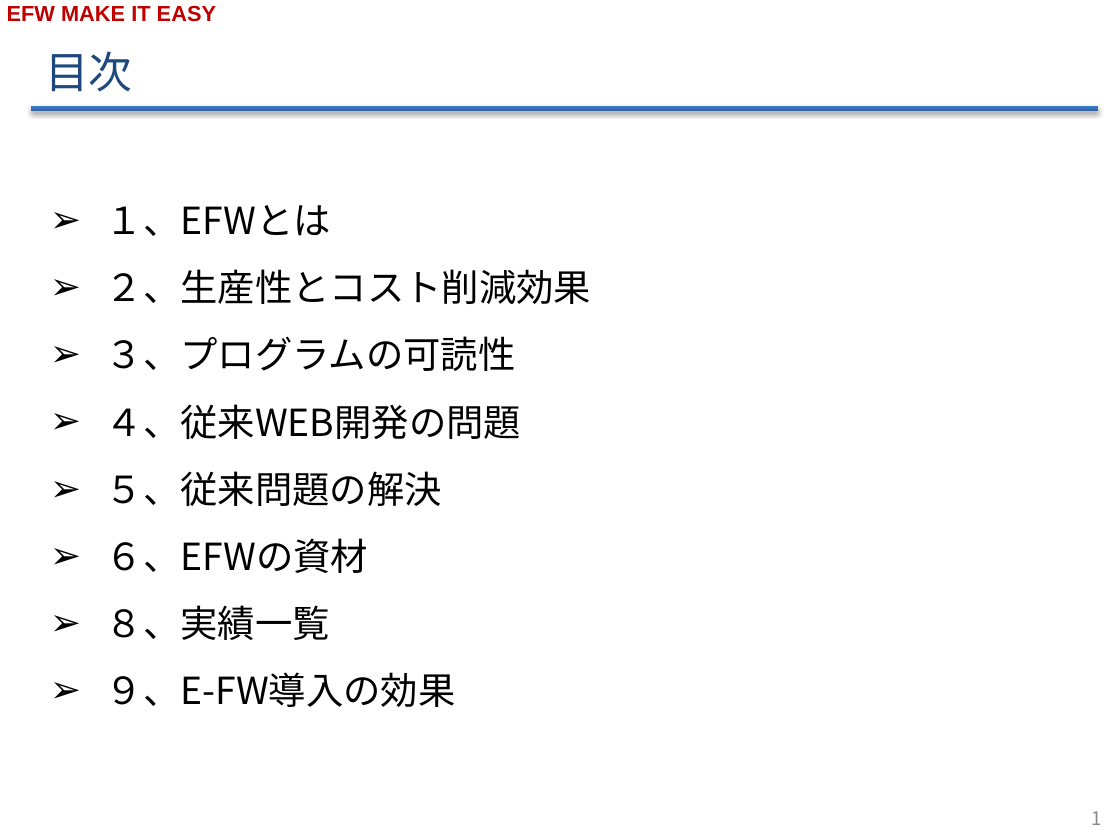
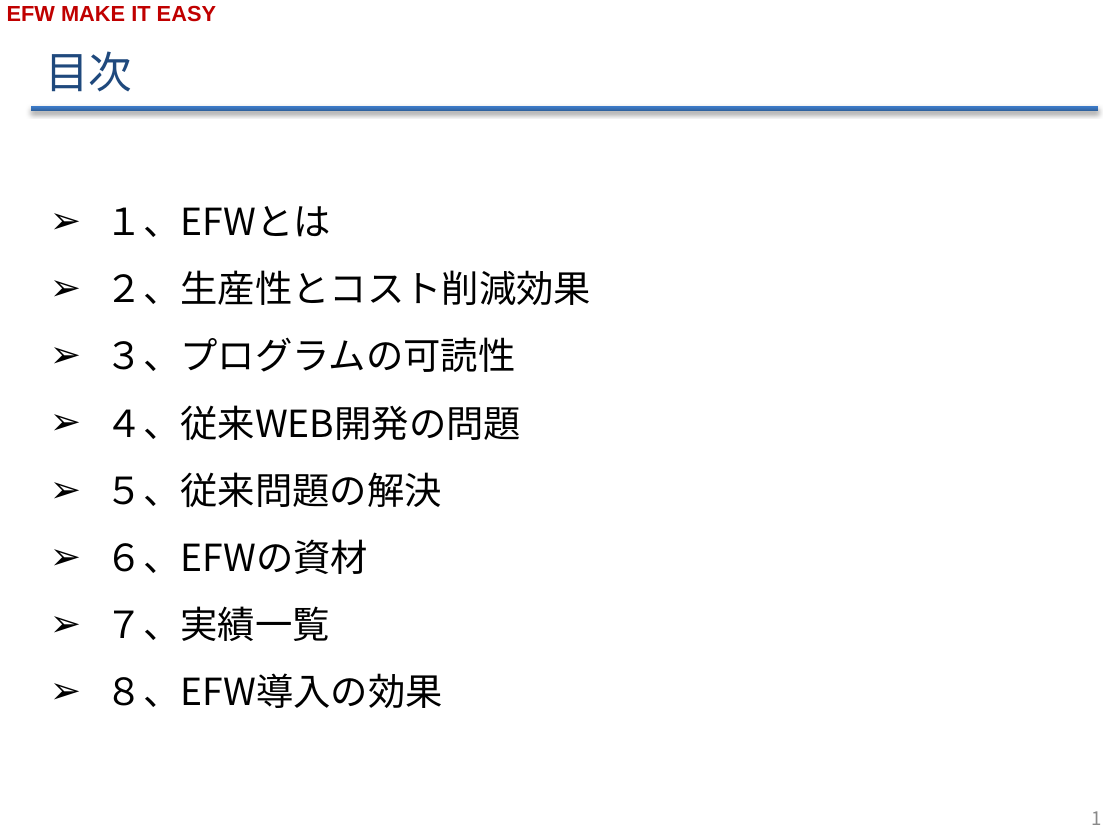
Before and after one commit to efwGrp/efw4_online_ppt, a slide deck: slide 2 of EFW紹介v2.2.pptx. Drawn at 1120x840 pixels with LibreOffice and Linux fonts; fonts in the diff are those of the drawing; background and template pictures are left out. Boxes give left, top, right and bottom in pixels: in the first picture for what was removed or moved away, otherwise in the second. Text is boxed around its words. In the diff, an @@ line names an element or a change of style, - is before the commit and + after.

```diff
--- a/EFW紹介v2.2.pptx
+++ b/EFW紹介v2.2.pptx
@@ text at (x1=106, y1=606, x2=443, y2=708): text changed @@
-➢ ８、実績一覧
-➢ ９、E-FW導入の効果
+➢ ７、実績一覧
+➢ ８、EFW導入の効果
```
Also in this commit, not shown: 6 other slides changed, 2 slides added.
